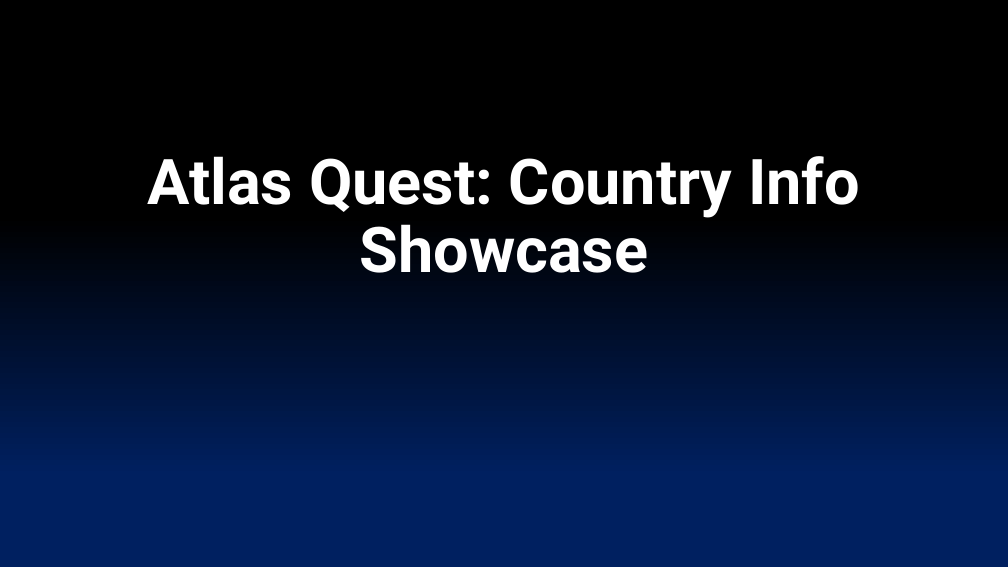
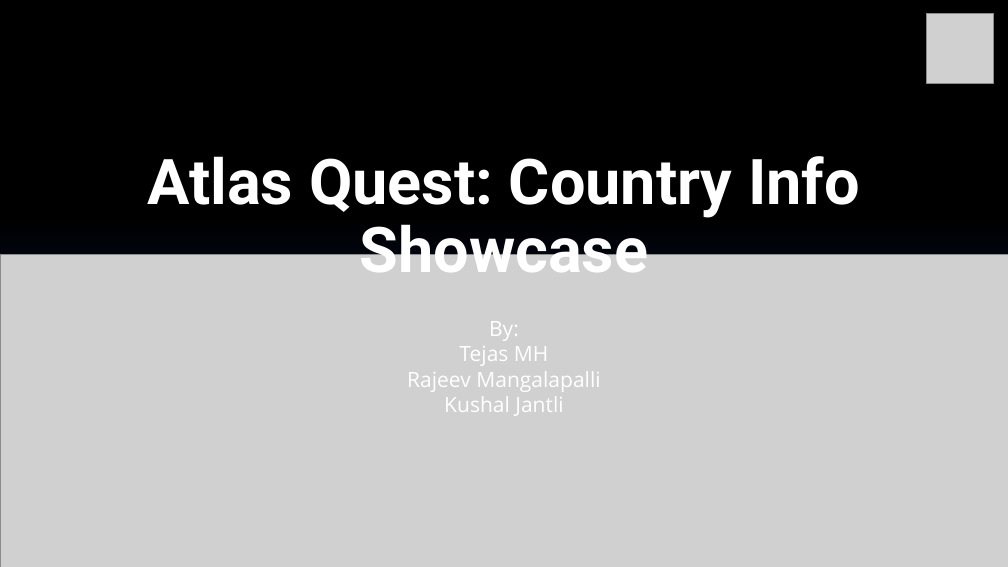
Before and after one commit to tejasharish1234/Flutter_Final_Project, a slide deck: slide 2 of Presentation.pptx. Drawn at 1008x567 pixels with LibreOffice and Linux fonts; fonts in the diff are those of the drawing; grey boxes stand for pictures; background and template pictures are left out. Boxes give left, top, right and bottom in pixels: in the first picture for what was removed or moved away, otherwise in the second. Text is boxed around its words. In the diff, an @@ line names an element or a change of style, - is before the commit and + after.

Commit message:
ppt

```diff
--- a/Presentation.pptx
+++ b/Presentation.pptx
@@ picture added at <box>926,14,993,83</box> @@
@@ picture added at <box>0,254,1008,567</box> @@
@@ text added at <box>407,321,600,416</box>, 20 pt, text #FFFFFF @@
+By:
+Tejas MH
+Rajeev Mangalapalli
+Kushal Jantli
```
Also in this commit, not shown: 4 slides added, 1 slide removed.
